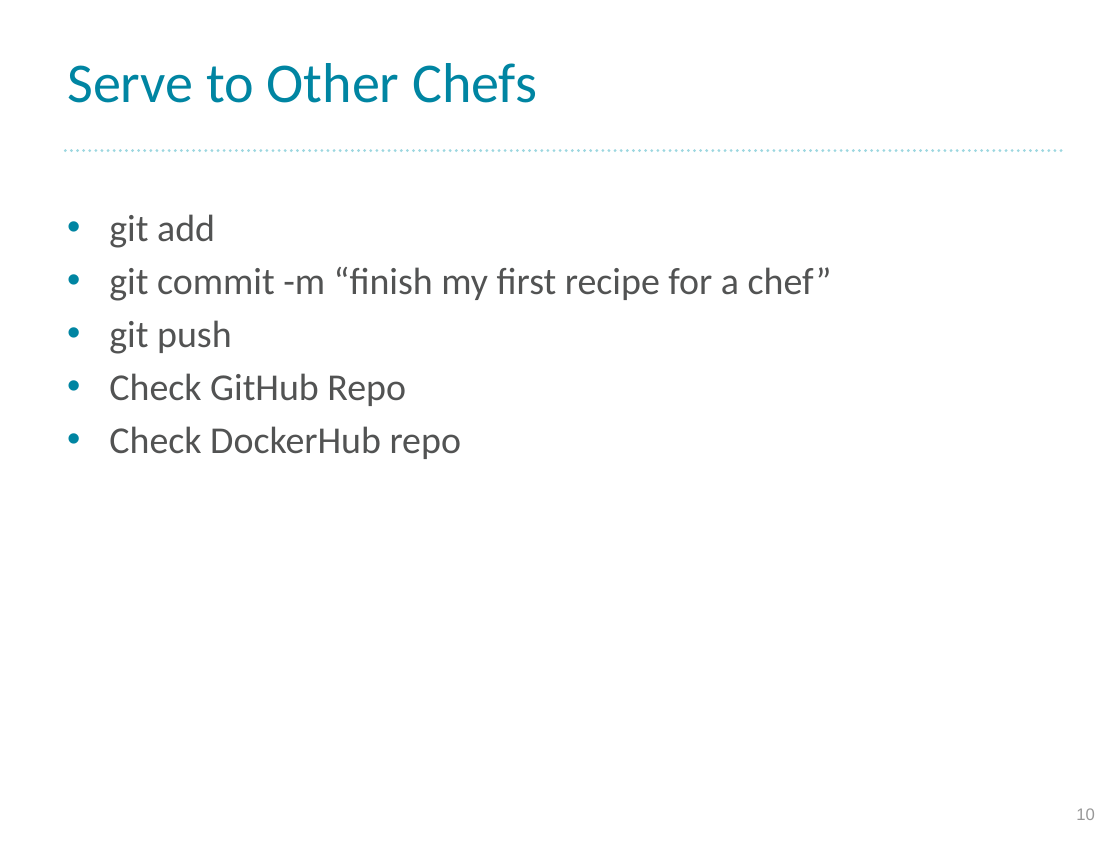
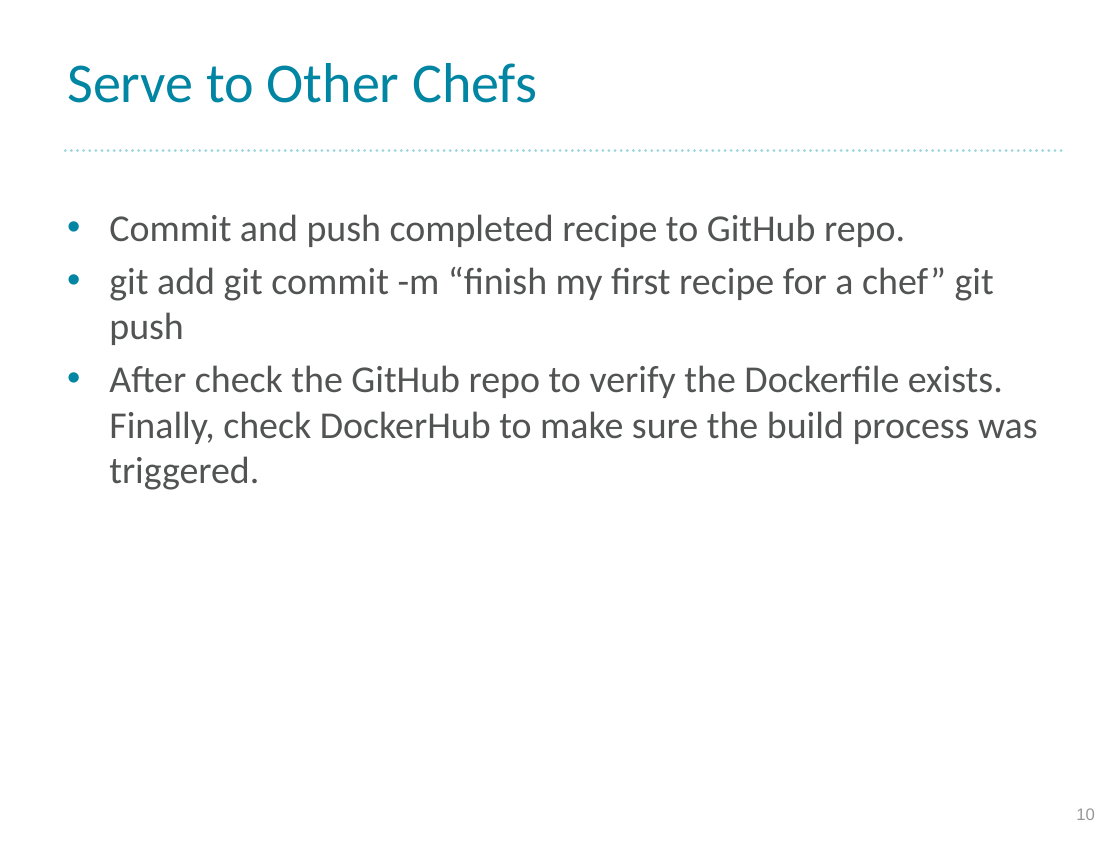
Before and after one commit to morizono/creating-recipes-for-other-chefs, a slide deck: slide 10 of documents/creating-recipes-for-other-chefs.pptx. Drawn at 1120x847 pixels with LibreOffice and Linux fonts; fonts in the diff are those of the drawing; background and template pictures are left out. Boxes give left, top, right and bottom in pixels: in the first picture for what was removed or moved away, otherwise in the second. Text is boxed around its words. In the diff, an @@ line names an element or a change of style, - is before the commit and + after.

Commit message:
updated powerpoint slide deck

```diff
--- a/documents/creating-recipes-for-other-chefs.pptx
+++ b/documents/creating-recipes-for-other-chefs.pptx
@@ text at (109,214,1038,490): text changed @@
-• git add
-• git commit -m “finish my first recipe for a chef”
-• git push
-• Check GitHub Repo
-• Check DockerHub repo
+• Commit and push completed recipe to GitHub repo.
+• git add git commit -m “finish my first recipe for a chef” git push
+• After check the GitHub repo to verify the Dockerfile exists. Finally, check DockerHub to make sure the build process was triggered.
```
Also in this commit, not shown: 8 other slides changed, 1 other file.
